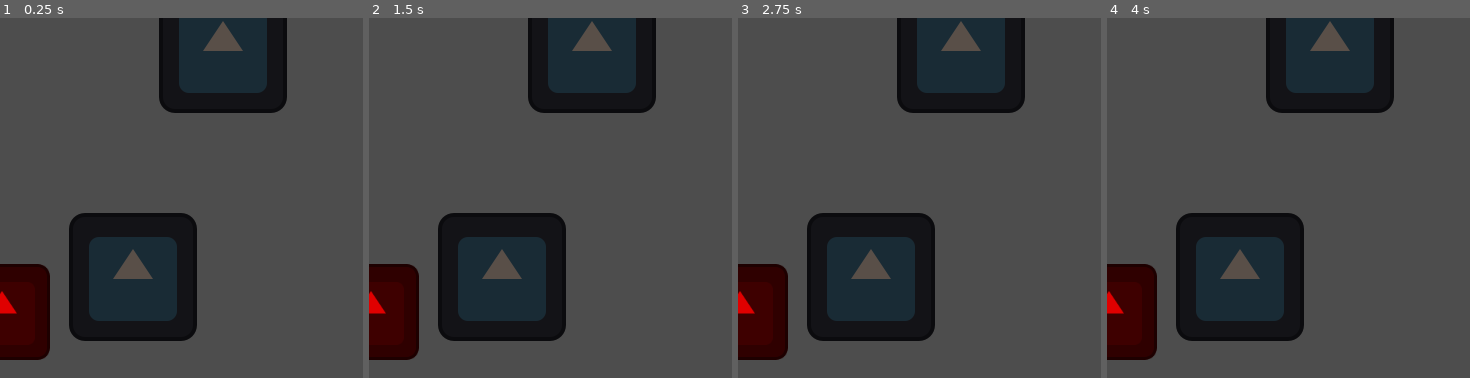
Above: before the commit, frames 1-4 (left to right).
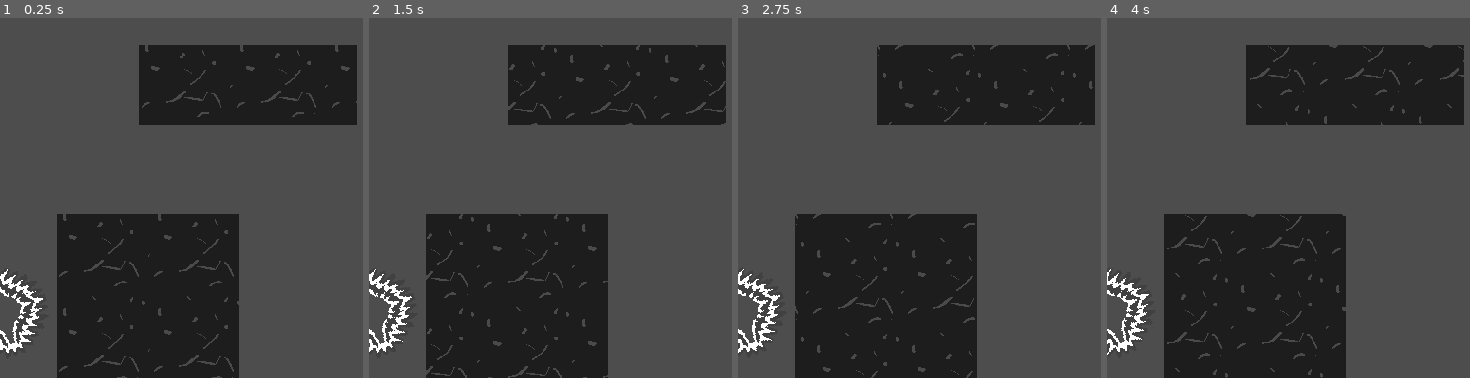
Above: after the commit, the same moments.

Repository: StickyBeacon/chasebox
Game: Godot game, scene res://spaces/maps/map_1.tscn
The game is run twice, just before and just after one commit, with the same random seed, the same clock (stepped at 60 frames per second) and the same inputs. This scene is started directly instead of the project's main scene. The engine's default icon, where the game draws it, is replaced by a stand-in: a white triangle on a blue panel in a dark square.
Inputs:
- Up to frame 1 (0.25 s): no input
- Up to frame 2 (1.5 s): no input
- Up to frame 3 (2.75 s): no input
- Up to frame 4 (4 s): no input

The runs differ from the first frame. In frame 1, 24% of the frame differs, in the area x 0-99%, y 0-100%; in frame 2, 24%; in frame 3, 24%; in frame 4, 24%.

Commit message:
paar andere kleine

Diff:
--- a/spaces/maps/base_map.tscn
+++ b/spaces/base_map.tscn
@@ -1,6 +1,6 @@
 [gd_scene load_steps=3 format=3 uid="uid://bry1y8hn5s5hf"]
 
-[ext_resource type="Script" path="res://spaces/maps/base_map.gd" id="1_om6d8"]
+[ext_resource type="Script" path="res://spaces/base_map.gd" id="1_om6d8"]
 
 [sub_resource type="WorldBoundaryShape2D" id="WorldBoundaryShape2D_ytfgc"]
 
--- a/spaces/maps/map_1.tscn
+++ b/spaces/maps/map_1.tscn
@@ -1,11 +1,8 @@
-[gd_scene load_steps=5 format=3 uid="uid://dyf1l450l0yel"]
+[gd_scene load_steps=4 format=3 uid="uid://dyf1l450l0yel"]
 
-[ext_resource type="PackedScene" uid="uid://bry1y8hn5s5hf" path="res://spaces/maps/base_map.tscn" id="1_xmugs"]
-[ext_resource type="Texture2D" uid="uid://88dxptj35hph" path="res://icon.svg" id="2_52h5v"]
+[ext_resource type="PackedScene" uid="uid://bry1y8hn5s5hf" path="res://spaces/base_map.tscn" id="1_xmugs"]
+[ext_resource type="PackedScene" uid="uid://dbog3t23i0am4" path="res://spawnables/obstacle.tscn" id="3_881v5"]
 [ext_resource type="PackedScene" uid="uid://dcg5orwvrc41d" path="res://spawnables/saw_blade.tscn" id="3_tg4do"]
-
-[sub_resource type="RectangleShape2D" id="RectangleShape2D_w14ub"]
-size = Vector2(128, 128)
 
 [node name="BaseMap" instance=ExtResource("1_xmugs")]
 
@@ -17,61 +14,26 @@
 
 [node name="Map" type="Node2D" parent="." index="3"]
 
-[node name="Box" type="StaticBody2D" parent="Map" index="0"]
-position = Vector2(-124, 252)
-
-[node name="Sprite2D" type="Sprite2D" parent="Map/Box" index="0"]
-modulate = Color(0.350029, 0.309714, 0.280276, 1)
-texture = ExtResource("2_52h5v")
-
-[node name="CollisionShape2D" type="CollisionShape2D" parent="Map/Box" index="1"]
-modulate = Color(0.972105, 0.974033, 0.973949, 1)
-shape = SubResource("RectangleShape2D_w14ub")
-
-[node name="Box2" type="StaticBody2D" parent="Map" index="1"]
-position = Vector2(133, 259)
-
-[node name="Sprite2D" type="Sprite2D" parent="Map/Box2" index="0"]
-modulate = Color(0.350029, 0.309714, 0.280276, 1)
-texture = ExtResource("2_52h5v")
-
-[node name="CollisionShape2D" type="CollisionShape2D" parent="Map/Box2" index="1"]
-modulate = Color(0.972105, 0.974033, 0.973949, 1)
-shape = SubResource("RectangleShape2D_w14ub")
-
-[node name="Box3" type="StaticBody2D" parent="Map" index="2"]
-position = Vector2(223, 31)
-
-[node name="Sprite2D" type="Sprite2D" parent="Map/Box3" index="0"]
-modulate = Color(0.350029, 0.309714, 0.280276, 1)
-texture = ExtResource("2_52h5v")
-
-[node name="CollisionShape2D" type="CollisionShape2D" parent="Map/Box3" index="1"]
-modulate = Color(0.972105, 0.974033, 0.973949, 1)
-shape = SubResource("RectangleShape2D_w14ub")
-
-[node name="Box4" type="StaticBody2D" parent="Map" index="3"]
-position = Vector2(-254, -77)
-
-[node name="Sprite2D" type="Sprite2D" parent="Map/Box4" index="0"]
-modulate = Color(0.350029, 0.309714, 0.280276, 1)
-texture = ExtResource("2_52h5v")
-
-[node name="CollisionShape2D" type="CollisionShape2D" parent="Map/Box4" index="1"]
-modulate = Color(0.972105, 0.974033, 0.973949, 1)
-shape = SubResource("RectangleShape2D_w14ub")
-
-[node name="Box5" type="StaticBody2D" parent="Map" index="4"]
-position = Vector2(281, -196)
-
-[node name="Sprite2D" type="Sprite2D" parent="Map/Box5" index="0"]
-modulate = Color(0.350029, 0.309714, 0.280276, 1)
-texture = ExtResource("2_52h5v")
-
-[node name="CollisionShape2D" type="CollisionShape2D" parent="Map/Box5" index="1"]
-modulate = Color(0.972105, 0.974033, 0.973949, 1)
-shape = SubResource("RectangleShape2D_w14ub")
-
-[node name="SawBlade" parent="Map" index="5" instance=ExtResource("3_tg4do")]
+[node name="SawBlade" parent="Map" index="0" instance=ExtResource("3_tg4do")]
 position = Vector2(2, 294)
 scale = Vector2(2.66031, 2.66031)
+
+[node name="Obstacle" parent="." index="4" instance=ExtResource("3_881v5")]
+position = Vector2(-139, 283)
+scale = Vector2(1.92224, 1.83618)
+
+[node name="Obstacle2" parent="." index="5" instance=ExtResource("3_881v5")]
+position = Vector2(148, 283)
+scale = Vector2(1.92224, 1.83618)
+
+[node name="Obstacle3" parent="." index="6" instance=ExtResource("3_881v5")]
+position = Vector2(-354, 5.00006)
+scale = Vector2(1.92224, 1.83618)
+
+[node name="Obstacle4" parent="." index="7" instance=ExtResource("3_881v5")]
+position = Vector2(320, -140)
+scale = Vector2(1.92224, 1.83618)
+
+[node name="Obstacle5" parent="." index="8" instance=ExtResource("3_881v5")]
+position = Vector2(248, 67)
+scale = Vector2(2.29344, 0.848155)
--- a/spaces/maps/map_2.tscn
+++ b/spaces/maps/map_2.tscn
@@ -1,15 +1,15 @@
 [gd_scene load_steps=3 format=3 uid="uid://c1llg74nw62kx"]
 
-[ext_resource type="PackedScene" uid="uid://bry1y8hn5s5hf" path="res://spaces/maps/base_map.tscn" id="1_dh1ru"]
+[ext_resource type="PackedScene" uid="uid://bry1y8hn5s5hf" path="res://spaces/base_map.tscn" id="1_dh1ru"]
 [ext_resource type="PackedScene" uid="uid://dbog3t23i0am4" path="res://spawnables/obstacle.tscn" id="2_fi7ng"]
 
 [node name="BaseMap" instance=ExtResource("1_dh1ru")]
 
 [node name="ChaserSpawn" parent="." index="0"]
-position = Vector2(2, 227)
+position = Vector2(-402, 239)
 
 [node name="RunnerSpawn" parent="." index="1"]
-position = Vector2(-3, -248)
+position = Vector2(343, -222)
 
 [node name="Map" type="Node2D" parent="." index="3"]
 
--- a/spawnables/obstacle.tscn
+++ b/spawnables/obstacle.tscn
@@ -13,6 +13,7 @@
 shader_parameter/tiling_density = Vector2(1, 1)
 
 [node name="Obstacle" type="StaticBody2D"]
+z_index = -1
 script = ExtResource("1_e3umr")
 
 [node name="CollisionShape2D" type="CollisionShape2D" parent="."]
--- a/spawnables/saw_blade.tscn
+++ b/spawnables/saw_blade.tscn
@@ -1,21 +1,24 @@
-[gd_scene load_steps=4 format=3 uid="uid://dcg5orwvrc41d"]
+[gd_scene load_steps=5 format=3 uid="uid://dcg5orwvrc41d"]
 
-[ext_resource type="Texture2D" uid="uid://88dxptj35hph" path="res://icon.svg" id="1_fd14c"]
 [ext_resource type="Script" path="res://spawnables/saw_blade.gd" id="1_kljh2"]
+[ext_resource type="Texture2D" uid="uid://bnlg07teg28eq" path="res://assets/images/wheel.png" id="2_77hob"]
+[ext_resource type="Script" path="res://player/rotate_sprite.gd" id="3_cbuqc"]
 
 [sub_resource type="CircleShape2D" id="CircleShape2D_6jeks"]
 radius = 17.2627
 
 [node name="SawBlade" type="Area2D"]
-modulate = Color(0.878431, 0, 0, 1)
 collision_layer = 0
 collision_mask = 2
 script = ExtResource("1_kljh2")
 
 [node name="Sprite2D" type="Sprite2D" parent="."]
+process_mode = 3
 z_index = -5
-scale = Vector2(0.28125, 0.28125)
-texture = ExtResource("1_fd14c")
+texture_filter = 1
+scale = Vector2(0.345909, 0.345909)
+texture = ExtResource("2_77hob")
+script = ExtResource("3_cbuqc")
 
 [node name="CollisionShape2D" type="CollisionShape2D" parent="."]
 shape = SubResource("CircleShape2D_6jeks")
Renamed: spaces/maps/base_map.gd -> spaces/base_map.gd
